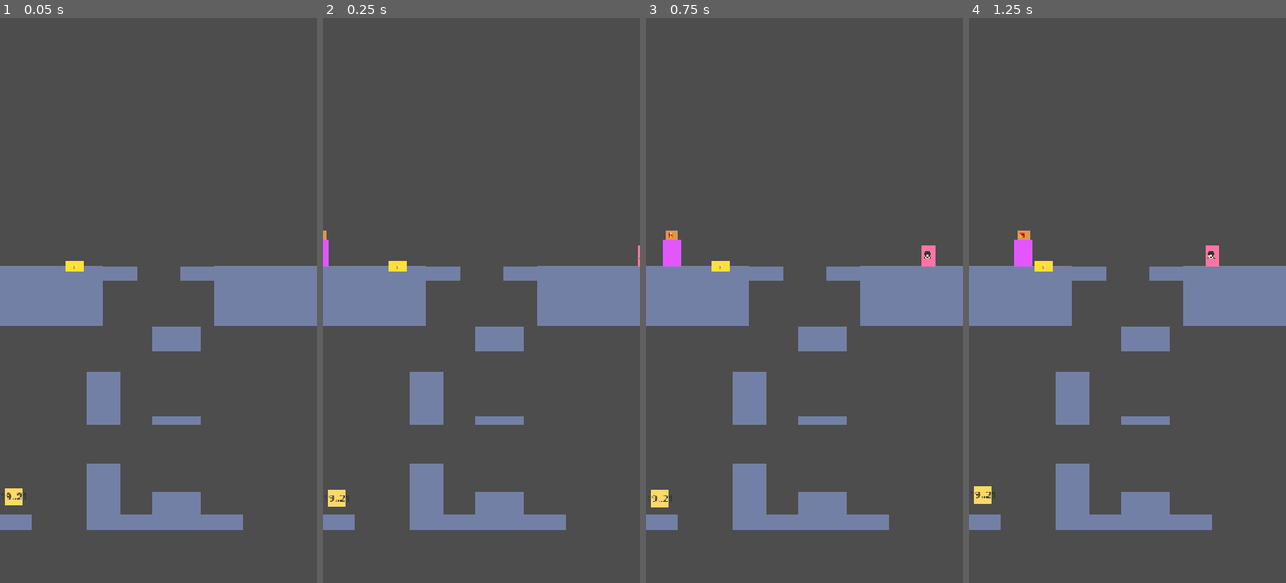
Above: before the commit, frames 1-4 (left to right).
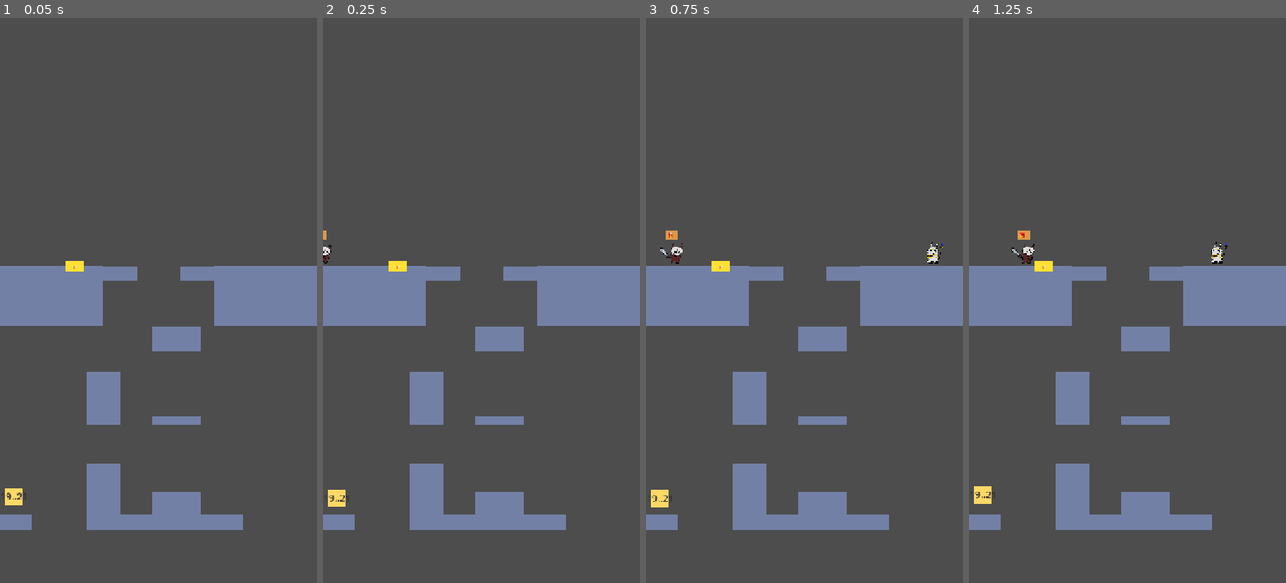
Above: after the commit, the same moments.

Repository: gimigkk/agustus-13
Game: Godot game, scene res://scenes/levels/test_level.tscn
Same seed, same stepped clock (60 frames per second), same inputs: the game is played once before the commit and once after it.
Inputs:
- Up to frame 1 (0.05 s): no input
- Up to frame 2 (0.25 s): no input
- Up to frame 3 (0.75 s): tap Enter at 0.5 s; hold Right (move_right) from 0.53 s (still down)
- Up to frame 4 (1.25 s): keep holding Right (move_right); tap Space (jump) at 0.77 s

Frame 1 is identical in both runs. In frame 2, 0.1% of the frame differs, in the area x 0-100%, y 39-44%; in frame 3, 0.5%, in the area x 4-94%, y 39-44%; in frame 4, 0.5%.

Commit message:
feat: attach custom P1 player and P2 girlfriend artwork sprites to Player node & cutscene with correct facing orientation

Diff:
--- a/scenes/player/player.gd
+++ b/scenes/player/player.gd
@@ -19,7 +19,7 @@
 var coyote_timer: float = 0.0
 var jump_buffer_timer: float = 0.0
 
-@onready var visual: ColorRect = $Visual
+@onready var visual: Control = $Visual
 @onready var camera: Camera2D = $Camera2D
 
 func _ready() -> void:
@@ -77,7 +77,7 @@
 		velocity.x = move_toward(velocity.x, direction * speed, current_accel * delta)
 		if visual:
 			visual.pivot_offset = visual.size / 2.0
-			visual.scale.x = -1.0 if direction < 0 else 1.0
+			visual.scale.x = 1.0 if direction < 0 else -1.0
 	else:
 		velocity.x = move_toward(velocity.x, 0.0, current_friction * delta)
 
--- a/scenes/player/player.tscn
+++ b/scenes/player/player.tscn
@@ -1,6 +1,7 @@
-[gd_scene load_steps=3 format=3 uid="uid://c8player0001"]
+[gd_scene load_steps=4 format=3 uid="uid://c8player0001"]
 
 [ext_resource type="Script" path="res://scenes/player/player.gd" id="1_script"]
+[ext_resource type="Texture2D" path="res://scenes/player/p1_player.png" id="2_p1_player"]
 
 [sub_resource type="CapsuleShape2D" id="CapsuleShape2D_1"]
 radius = 20.0
@@ -9,13 +10,16 @@
 [node name="Player" type="CharacterBody2D"]
 script = ExtResource("1_script")
 
-[node name="Visual" type="ColorRect" parent="."]
-offset_left = -20.0
+[node name="Visual" type="TextureRect" parent="."]
+custom_minimum_size = Vector2(60, 60)
+offset_left = -30.0
 offset_top = -30.0
-offset_right = 20.0
+offset_right = 30.0
 offset_bottom = 30.0
-pivot_offset = Vector2(20, 30)
-color = Color(0.88, 0.34, 0.99, 1.0)
+pivot_offset = Vector2(30, 30)
+texture = ExtResource("2_p1_player")
+expand_mode = 1
+stretch_mode = 5
 
 [node name="CollisionShape2D" type="CollisionShape2D" parent="."]
 shape = SubResource("CapsuleShape2D_1")
--- a/scripts/intro_cutscene.gd
+++ b/scripts/intro_cutscene.gd
@@ -75,7 +75,7 @@
 	var player_visual = player.get_node_or_null("Visual")
 	if is_instance_valid(player_visual):
 		player_visual.rotation_degrees = 0.0
-		player_visual.scale = Vector2(1.0, 1.0)
+		player_visual.scale = Vector2(-1.0, 1.0)
 
 	# Snap camera instantly centered around summit
 	var camera = player.get_node_or_null("Camera2D") as Camera2D
@@ -89,18 +89,18 @@
 	if is_instance_valid(existing_gf):
 		existing_gf.queue_free()
 
-	var gf := ColorRect.new()
+	var gf := TextureRect.new()
 	gf.name = "GirlfriendVisual"
-	gf.size = Vector2(30, 48)
-	gf.color = Color(1.0, 0.45, 0.65, 1.0)
-	gf.global_position = Vector2(gf_start_x, ground_surface_y - 48.0)
+	var gf_tex = load("res://scenes/player/p2_gf.png") as Texture2D
+	if gf_tex:
+		gf.texture = gf_tex
+	gf.expand_mode = TextureRect.EXPAND_IGNORE_SIZE
+	gf.stretch_mode = TextureRect.STRETCH_KEEP_ASPECT_CENTERED
+	gf.custom_minimum_size = Vector2(60, 60)
+	gf.size = Vector2(60, 60)
+	gf.pivot_offset = Vector2(30, 30)
+	gf.global_position = Vector2(gf_start_x, ground_surface_y - 60.0)
 	level_node.add_child(gf)
-
-	var gf_label := Label.new()
-	gf_label.text = "👧🏻"
-	gf_label.add_theme_font_size_override("font_size", 20)
-	gf_label.position = Vector2(2, 8)
-	gf.add_child(gf_label)
 
 	# 4. Create letter box above player's head
 	var existing_box = player.get_node_or_null("LetterBox")
Binary file changed: scenes/player/p1_player.png
Binary file changed: scenes/player/p2_gf.png
